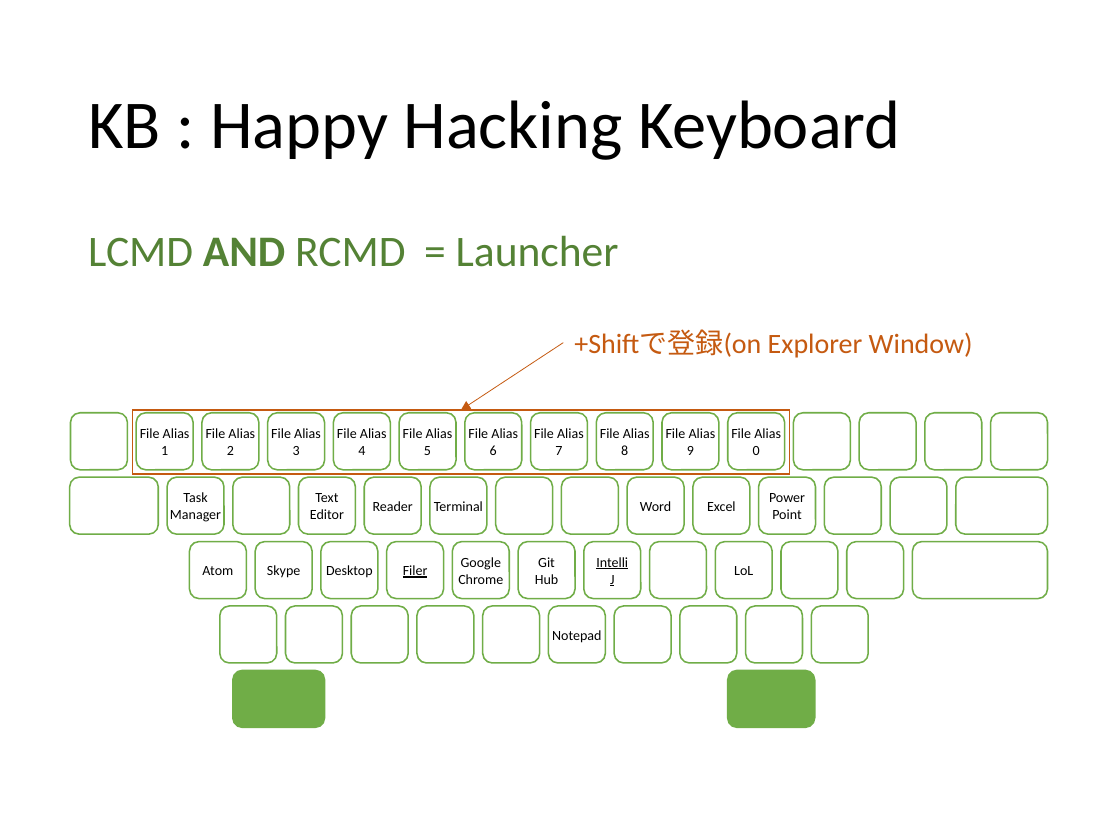
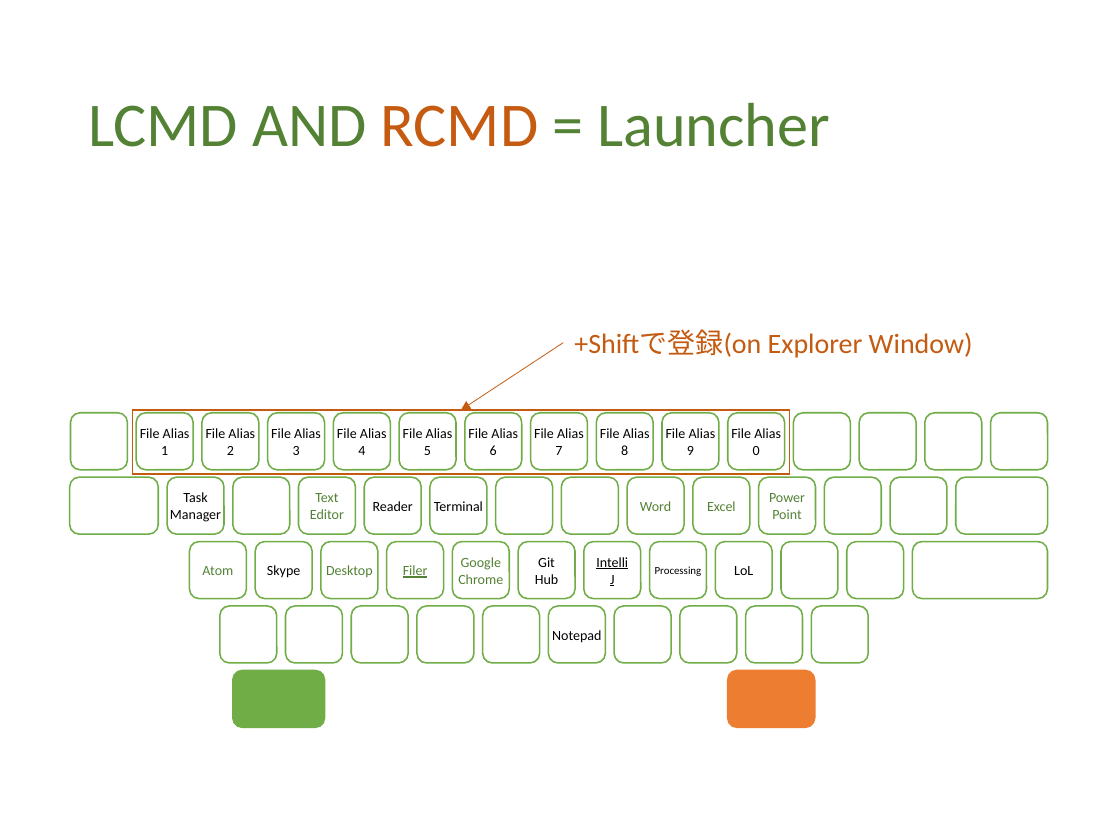
Before and after one commit to ittooo66/myAHK, a slide deck: slide 7 of MANUAL.pptx (slide 6 before the commit). Drawn at 1120x840 pixels with LibreOffice and Linux fonts; fonts in the diff are those of the drawing. Boxes give left, top, right and bottom in pixels: in the first picture for what was removed or moved away, otherwise in the second. Text is boxed around its words. In the diff, an @@ line names an element or a change of style, - is before the commit and + after.

```diff
--- a/MANUAL.pptx
+++ b/MANUAL.pptx
@@ title at bbox=[88, 102, 830, 147]: text changed; size 44 to 40 pt; text colour #000000 to #548235 @@
-KB : Happy Hacking Keyboard
+LCMD AND RCMD = Launcher
@@ text removed at bbox=[88, 235, 619, 267] @@
-LCMD AND RCMD = Launcher
@@ text colour #000000 to #548235 in 8 elements at bbox=[299, 477, 356, 534], bbox=[627, 477, 684, 534], bbox=[693, 477, 750, 534], bbox=[758, 477, 815, 534], bbox=[189, 542, 246, 599], bbox=[321, 542, 379, 599], bbox=[386, 542, 444, 599], bbox=[452, 542, 510, 599] @@
@@ text in rounded rectangle at bbox=[655, 566, 702, 576]: text added @@
+Processing
@@ rounded rectangle at bbox=[728, 671, 815, 728]: fill #70AD47 to #ED7D31; outline #70AD47 1 pt to #ED7D31 1 pt @@
```
Also in this commit, not shown: 11 other slides changed, 1 slide added.
